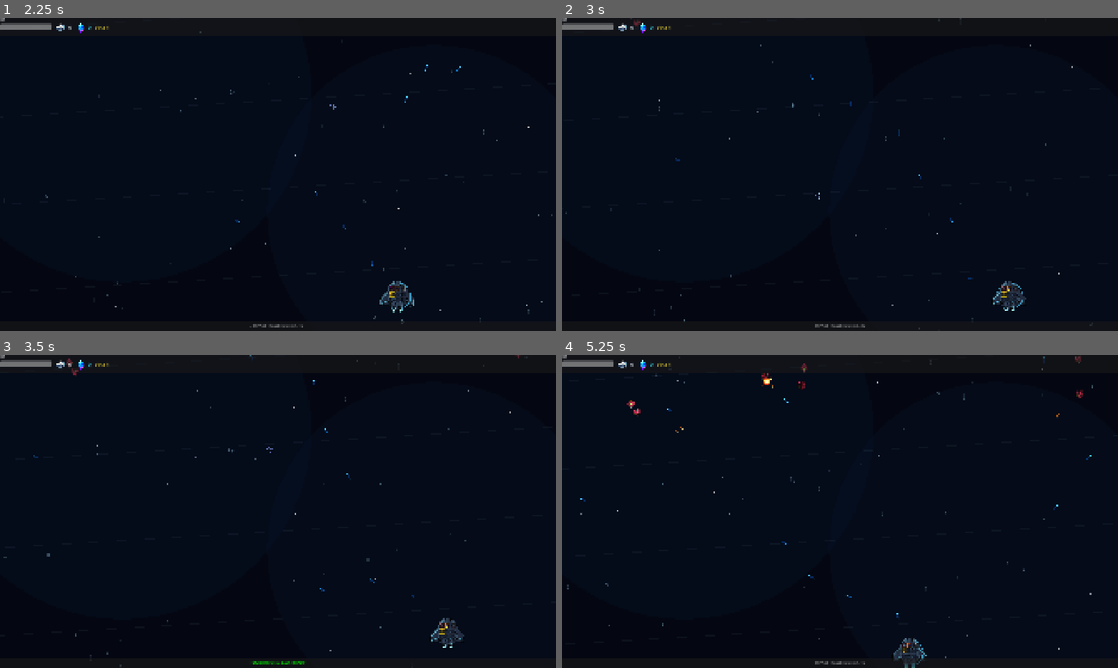
Above: before the commit, frames 1-4 (two rows, left to right).
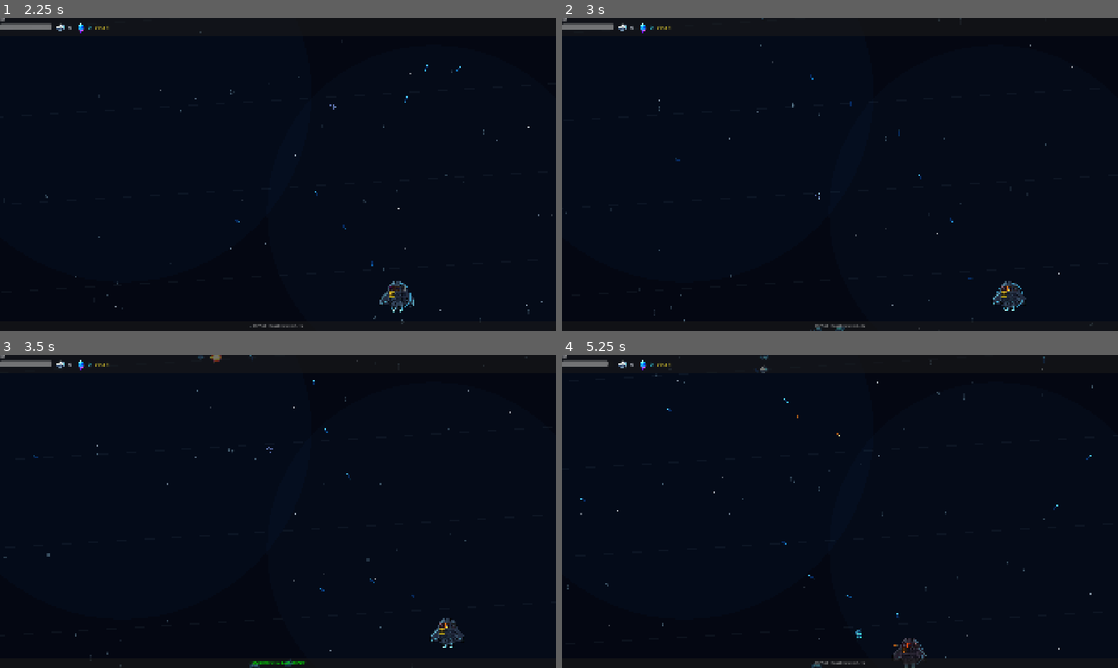
Above: after the commit, the same moments.

Repository: goldy714/Voidascend
Game: Godot game, scene res://scenes/game.tscn
Same seed, same stepped clock (60 frames per second), same inputs: the game is played once before the commit and once after it. This scene is started directly instead of the project's main scene.
Inputs (mouse positions are in pixels of both pictures, inside the frame that each line leads up to):
- Up to frame 1 (2.25 s): tap Enter at 0.5 s; move the mouse to (400, 158) at 0.52 s; hold Right 0.53-1.25 s; tap F at 0.6, 2.1 s; click (400, 158) at 0.67 s; tap Space at 0.77 s; drag from (166, 190) to (272, 61) at 1.27 s; move the mouse to (333, 105) at 2.02 s; hold Right from 2.03 s (still down)
- Up to frame 2 (3 s): release Right at 2.75 s; drag from (812, 237) to (834, 111) at 2.77 s
- Up to frame 3 (3.5 s): no input
- Up to frame 4 (5.25 s): move the mouse to (1006, 558) at 3.52 s; hold Left 3.53-4.25 s; tap F at 3.6, 5.1 s; tap Space at 3.77 s; drag from (673, 464) to (751, 549) at 4.27 s; move the mouse to (867, 511) at 5.02 s; hold Down from 5.03 s (still down); click (867, 511) at 5.17 s

Frame 1 is identical in both runs. In frame 2, less than 0.1% of the frame differs, in the area x 12-51%, y 0-100%; in frame 3, 0.1%; in frame 4, 0.4%, in the area x 8-94%, y 0-100%.

Commit message:
Add Glacius Harvester enemy

Diff:
--- /dev/null
+++ b/scenes/enemy_harvester.tscn
@@ -0,0 +1,9 @@
+[gd_scene load_steps=2 format=3]
+
+[ext_resource type="Script" path="res://scripts/enemy_harvester.gd" id="1"]
+
+[node name="EnemyHarvester" type="CharacterBody2D"]
+collision_layer = 2
+collision_mask = 0
+z_index = 1
+script = ExtResource("1")
--- a/scripts/bullet_enemy.gd
+++ b/scripts/bullet_enemy.gd
@@ -1,7 +1,7 @@
 extends Area2D
 
-const SPEED := 260.0
-const DAMAGE := 10
+var speed: float = 260.0
+var damage: int = 10
 
 var direction: Vector2 = Vector2.DOWN
 
@@ -22,12 +22,12 @@
 	add_child(spr)
 
 func _physics_process(delta: float) -> void:
-	position += direction * SPEED * delta
+	position += direction * speed * delta
 	var sz := get_viewport_rect().size
 	if position.y > sz.y + 70.0 or position.x < -70.0 or position.x > sz.x + 70.0:
 		queue_free()
 
 func _on_body_entered(body: Node2D) -> void:
 	if body.is_in_group("player"):
-		body.take_damage(DAMAGE)
+		body.take_damage(damage)
 		queue_free()
--- /dev/null
+++ b/scripts/enemy_harvester.gd
@@ -0,0 +1,391 @@
+extends CharacterBody2D
+
+signal died(position: Vector2, metal: int, crystals: int)
+
+@export var move_speed: float = 86.0
+@export var max_hp: int = 22
+@export var shoot_interval: float = 2.35
+@export var projectile_damage: int = 6
+@export var projectile_speed: float = 230.0
+@export var metal_drop: int = 7
+@export var crystal_drop: int = 0
+@export var sprite_modulate: Color = Color.WHITE
+
+const BULLET_SCENE = preload("res://scenes/bullet_enemy.tscn")
+const ENEMY_ART_DIR: String = "res://assets/enemies"
+const CONTACT_DAMAGE: int = 12
+const CONTACT_INTERVAL: float = 0.9
+const EDGE_PADDING: float = 48.0
+const BATTLEFIELD_TOP_PADDING: float = 92.0
+const BATTLEFIELD_BOTTOM_PADDING: float = 90.0
+const SWARM_FOLLOW_MIN_DISTANCE: float = 170.0
+const SWARM_FOLLOW_DISTANCE: float = 220.0
+const SWARM_FOLLOW_UPDATE_INTERVAL: float = 0.22
+const SWARM_SPEED_MIN: float = 0.80
+const SWARM_SPEED_MAX: float = 1.08
+const SPRITE_SCALE: float = 0.78
+const BODY_RADIUS: float = 26.0
+const MOVE_FRAME_TIME: float = 0.085
+const MOVE_MAX_FRAMES: int = 9
+
+static var _swarm_targets: Dictionary = {}
+static var _swarm_target_update_at: Dictionary = {}
+static var _swarm_speed_mults: Dictionary = {}
+static var _swarm_member_counts: Dictionary = {}
+static var _texture_cache: Dictionary = {}
+
+var _hp: int
+var _shoot_timer: float
+var _contact_timer: float = 0.0
+var _player_touching: bool = false
+var _target_marked: bool = false
+var _target_damage_mult: float = 1.0
+var _entered_screen: bool = false
+var _swarm_id: String = ""
+var _swarm_offset: Vector2 = Vector2.ZERO
+var _entry_target: Vector2 = Vector2.ZERO
+var _dying: bool = false
+var _sprite: Sprite2D = null
+var _move_frames: Array = []
+var _animation_offset_msec: int = 0
+
+
+func configure_swarm(
+	swarm_id: String,
+	swarm_offset: Vector2,
+	initial_center: Vector2,
+	entry_target_value: Variant = null
+) -> void:
+	_swarm_id = swarm_id
+	_swarm_offset = swarm_offset
+	if entry_target_value is Vector2:
+		_entry_target = entry_target_value
+	else:
+		_entry_target = initial_center + swarm_offset
+	if not _swarm_targets.has(_swarm_id):
+		_swarm_targets[_swarm_id] = initial_center
+		_swarm_target_update_at[_swarm_id] = 0
+		_swarm_speed_mults[_swarm_id] = randf_range(SWARM_SPEED_MIN, SWARM_SPEED_MAX)
+
+
+func _ready() -> void:
+	if _swarm_id.is_empty():
+		configure_swarm("harvester_solo_%d" % get_instance_id(), Vector2.ZERO, global_position)
+
+	_swarm_member_counts[_swarm_id] = int(_swarm_member_counts.get(_swarm_id, 0)) + 1
+	_hp = max_hp
+	_shoot_timer = randf_range(0.75, shoot_interval)
+	add_to_group("enemies")
+
+	collision_layer = 2
+	collision_mask = 0
+	var body_shape := CircleShape2D.new()
+	body_shape.radius = BODY_RADIUS
+	var body_cs := CollisionShape2D.new()
+	body_cs.shape = body_shape
+	add_child(body_cs)
+
+	var contact_area := Area2D.new()
+	contact_area.collision_layer = 0
+	contact_area.collision_mask = 1
+	var area_shape := CircleShape2D.new()
+	area_shape.radius = BODY_RADIUS
+	var area_cs := CollisionShape2D.new()
+	area_cs.shape = area_shape
+	contact_area.add_child(area_cs)
+	contact_area.body_entered.connect(_on_contact_body_entered)
+	contact_area.body_exited.connect(_on_contact_body_exited)
+	add_child(contact_area)
+
+	_setup_sprite()
+
+
+func _exit_tree() -> void:
+	if _swarm_id.is_empty():
+		return
+	var remaining: int = int(_swarm_member_counts.get(_swarm_id, 1)) - 1
+	if remaining <= 0:
+		_swarm_member_counts.erase(_swarm_id)
+		_swarm_targets.erase(_swarm_id)
+		_swarm_target_update_at.erase(_swarm_id)
+		_swarm_speed_mults.erase(_swarm_id)
+	else:
+		_swarm_member_counts[_swarm_id] = remaining
+
+
+func _setup_sprite() -> void:
+	_sprite = Sprite2D.new()
+	_move_frames = _load_move_frames()
+	_animation_offset_msec = randi_range(0, int(MOVE_FRAME_TIME * 1000.0) * MOVE_MAX_FRAMES)
+	if _move_frames.is_empty():
+		_sprite.texture = load("%s/enemy_harvester.png" % ENEMY_ART_DIR)
+	else:
+		_sprite.texture = _move_frames[0] as Texture2D
+	_sprite.scale = Vector2(SPRITE_SCALE, SPRITE_SCALE)
+	_sprite.modulate = sprite_modulate
+	add_child(_sprite)
+
+
+func _physics_process(delta: float) -> void:
+	if _dying:
+		velocity = Vector2.ZERO
+		return
+
+	var viewport_size: Vector2 = get_viewport_rect().size
+
+	if not _entered_screen:
+		var entry_delta: Vector2 = _entry_target - global_position
+		if entry_delta.length() > 1.0:
+			velocity = entry_delta.normalized() * move_speed
+		else:
+			velocity = Vector2.ZERO
+		move_and_slide()
+		if _is_inside_visible_screen(viewport_size):
+			_entered_screen = true
+			global_position = _clamp_to_visible_engagement_area(global_position, viewport_size)
+			_choose_swarm_target(viewport_size, global_position - _swarm_offset)
+	else:
+		_update_swarm_target(viewport_size)
+		var target_value: Variant = _swarm_targets.get(_swarm_id, global_position)
+		var swarm_target: Vector2 = target_value if target_value is Vector2 else global_position
+		var target_pos: Vector2 = _clamp_to_battlefield(
+			swarm_target + _swarm_offset,
+			viewport_size
+		)
+		var target_delta: Vector2 = target_pos - global_position
+		if target_delta.length() > 1.0:
+			var speed_mult: float = float(_swarm_speed_mults.get(_swarm_id, 1.0))
+			velocity = target_delta.normalized() * move_speed * speed_mult
+		else:
+			velocity = Vector2.ZERO
+		move_and_slide()
+		global_position = _clamp_to_visible_engagement_area(global_position, viewport_size)
+
+	_update_sprite_rotation(delta)
+	_update_sprite_animation()
+
+	if _target_marked:
+		queue_redraw()
+
+	_shoot_timer -= delta
+	if _shoot_timer <= 0.0:
+		_shoot_timer = shoot_interval + randf_range(-0.25, 0.35)
+		_fire()
+
+	if _player_touching:
+		_contact_timer -= delta
+		if _contact_timer <= 0.0:
+			_contact_timer = CONTACT_INTERVAL
+			var player := get_tree().get_first_node_in_group("player")
+			if is_instance_valid(player):
+				player.take_damage(CONTACT_DAMAGE)
+
+
+func _update_swarm_target(viewport_size: Vector2) -> void:
+	var center_pos: Vector2 = global_position - _swarm_offset
+	if not _swarm_targets.has(_swarm_id):
+		_choose_swarm_target(viewport_size, center_pos)
+		return
+	var update_at: int = int(_swarm_target_update_at.get(_swarm_id, 0))
+	if Time.get_ticks_msec() >= update_at:
+		_choose_swarm_target(viewport_size, center_pos)
+
+
+func _choose_swarm_target(viewport_size: Vector2, center_pos: Vector2) -> void:
+	var bounds: Rect2 = _battlefield_bounds(viewport_size)
+	var center_margin: float = max(8.0, _swarm_offset.length())
+	var min_x: float = min(bounds.position.x + center_margin, bounds.end.x)
+	var max_x: float = max(min_x, bounds.end.x - center_margin)
+	var min_y: float = min(bounds.position.y + center_margin, bounds.end.y)
+	var max_y: float = max(min_y, bounds.end.y - center_margin)
+	var target: Vector2 = center_pos
+	var player := get_tree().get_first_node_in_group("player")
+	if player is Node2D and is_instance_valid(player):
+		var player_2d: Node2D = player
+		var away_from_player: Vector2 = center_pos - player_2d.global_position
+		if away_from_player.length_squared() <= 1.0:
+			away_from_player = Vector2.UP
+		away_from_player = away_from_player.normalized()
+		var follow_distance: float = SWARM_FOLLOW_DISTANCE
+		if center_pos.distance_to(player_2d.global_position) < SWARM_FOLLOW_MIN_DISTANCE:
+			follow_distance = SWARM_FOLLOW_MIN_DISTANCE
+		target = player_2d.global_position + away_from_player * follow_distance
+	target = Vector2(
+		clampf(target.x, min_x, max_x),
+		clampf(target.y, min_y, max_y)
+	)
+	_swarm_targets[_swarm_id] = target
+	_swarm_target_update_at[_swarm_id] = Time.get_ticks_msec() + int(
+		SWARM_FOLLOW_UPDATE_INTERVAL * 1000.0
+	)
+
+
+func _update_sprite_rotation(delta: float) -> void:
+	if _sprite == null or velocity.length_squared() <= 1.0:
+		return
+	var target_rotation: float = velocity.angle() + PI / 2.0
+	_sprite.rotation = lerp_angle(_sprite.rotation, target_rotation, clampf(delta * 12.0, 0.0, 1.0))
+
+
+func _update_sprite_animation() -> void:
+	if _sprite == null or _move_frames.is_empty():
+		return
+	if velocity.length_squared() <= 1.0:
+		_sprite.texture = _move_frames[0] as Texture2D
+		return
+	var frame_time_msec: int = max(1, int(MOVE_FRAME_TIME * 1000.0))
+	var frame_index: int = int((Time.get_ticks_msec() + _animation_offset_msec) / frame_time_msec) \
+		% _move_frames.size()
+	_sprite.texture = _move_frames[frame_index] as Texture2D
+
+
+static func _load_move_frames() -> Array:
+	var frames: Array = []
+	for i: int in MOVE_MAX_FRAMES:
+		var texture: Texture2D = null
+		for path: String in [
+			"%s/enemy_harvester_move_%02d.png" % [ENEMY_ART_DIR, i],
+			"%s/enemy_harvester_move_%d.png" % [ENEMY_ART_DIR, i],
+		]:
+			texture = _load_texture(path)
+			if texture != null:
+				break
+		if texture != null:
+			frames.append(texture)
+	return frames
+
+
+static func _load_texture(path: String) -> Texture2D:
+	if _texture_cache.has(path):
+		return _texture_cache[path] as Texture2D
+
+	var texture: Texture2D = null
+	if ResourceLoader.exists(path, "Texture2D"):
+		texture = load(path) as Texture2D
+	elif FileAccess.file_exists(path):
+		var image: Image = Image.new()
+		var err: int = image.load(path)
+		if err == OK and not image.is_empty():
+			texture = ImageTexture.create_from_image(image)
+
+	_texture_cache[path] = texture
+	return texture
+
+
+func _battlefield_bounds(viewport_size: Vector2) -> Rect2:
+	var left: float = EDGE_PADDING
+	var right: float = max(left, viewport_size.x - EDGE_PADDING)
+	var top: float = BATTLEFIELD_TOP_PADDING
+	var bottom: float = max(top, viewport_size.y - BATTLEFIELD_BOTTOM_PADDING)
+	return Rect2(
+		Vector2(left, top),
+		Vector2(max(1.0, right - left), max(1.0, bottom - top))
+	)
+
+
+func _clamp_to_battlefield(pos: Vector2, viewport_size: Vector2) -> Vector2:
+	var bounds: Rect2 = _battlefield_bounds(viewport_size)
+	return Vector2(
+		clampf(pos.x, bounds.position.x, bounds.end.x),
+		clampf(pos.y, bounds.position.y, bounds.end.y)
+	)
+
+
+func _clamp_to_visible_engagement_area(pos: Vector2, viewport_size: Vector2) -> Vector2:
+	var max_x: float = max(0.0, viewport_size.x)
+	var max_y: float = max(0.0, viewport_size.y)
+	return Vector2(
+		clampf(pos.x, 0.0, max_x),
+		clampf(pos.y, 0.0, max_y)
+	)
+
+
+func _is_inside_visible_screen(viewport_size: Vector2) -> bool:
+	return global_position.x >= 0.0 \
+		and global_position.x <= viewport_size.x \
+		and global_position.y >= 0.0 \
+		and global_position.y <= viewport_size.y
+
+
+func _fire() -> void:
+	var target: Node2D = _choose_attack_target()
+	if not is_instance_valid(target):
+		return
+	var bullet: Node2D = BULLET_SCENE.instantiate()
+	bullet.global_position = global_position
+	bullet.direction = (target.global_position - global_position).normalized()
+	bullet.damage = projectile_damage
+	bullet.speed = projectile_speed
+	get_parent().add_child(bullet)
+
+
+func _choose_attack_target() -> Node2D:
+	var decoys: Array = get_tree().get_nodes_in_group("enemy_decoys")
+	if not decoys.is_empty():
+		var decoy_value: Variant = decoys[randi() % decoys.size()]
+		if decoy_value is Node2D and is_instance_valid(decoy_value):
+			var decoy: Node2D = decoy_value
+			return decoy
+	var player := get_tree().get_first_node_in_group("player")
+	if player is Node2D and is_instance_valid(player):
+		var player_2d: Node2D = player
+		return player_2d
+	return null
+
+
+func _on_contact_body_entered(body: Node2D) -> void:
+	if body.is_in_group("player"):
+		_player_touching = true
+		_contact_timer = 0.0
+
+
+func _on_contact_body_exited(body: Node2D) -> void:
+	if body.is_in_group("player"):
+		_player_touching = false
+
+
+func _draw() -> void:
+	if not _target_marked:
+		return
+	var pulse: float = 0.5 + 0.5 * sin(float(Time.get_ticks_msec()) * 0.008)
+	var col := Color(1.0, 0.28, 0.18, 0.72 + 0.22 * pulse)
+	draw_arc(Vector2.ZERO, 35.0 + 3.0 * pulse, 0.0, TAU, 40, col, 2.4)
+	draw_arc(Vector2.ZERO, 22.0, 0.0, TAU, 32, Color(1.0, 0.78, 0.24, 0.50), 1.4)
+	draw_line(Vector2(-44.0, 0.0), Vector2(-28.0, 0.0), col, 2.0)
+	draw_line(Vector2(28.0, 0.0), Vector2(44.0, 0.0), col, 2.0)
+	draw_line(Vector2(0.0, -44.0), Vector2(0.0, -28.0), col, 2.0)
+	draw_line(Vector2(0.0, 28.0), Vector2(0.0, 44.0), col, 2.0)
+
+
+func set_target_marker(damage_mult: float) -> void:
+	_target_marked = true
+	_target_damage_mult = max(1.0, damage_mult)
+	queue_redraw()
+
+
+func clear_target_marker() -> void:
+	_target_marked = false
+	_target_damage_mult = 1.0
+	queue_redraw()
+
+
+func take_damage(amount: int) -> void:
+	if _dying:
+		return
+	_hp -= int(ceil(float(amount) * _target_damage_mult))
+	modulate = Color(1.0, 0.5, 0.5)
+	var tw := create_tween()
+	tw.tween_property(self, "modulate", Color.WHITE, 0.12)
+	if _hp <= 0:
+		_die()
+
+
+func _die() -> void:
+	if _dying:
+		return
+	_dying = true
+	remove_from_group("enemies")
+	died.emit(global_position, metal_drop, crystal_drop)
+	var tw := create_tween()
+	tw.tween_property(self, "modulate:a", 0.0, 0.18)
+	tw.tween_callback(queue_free)
--- a/scripts/wave_spawner.gd
+++ b/scripts/wave_spawner.gd
@@ -4,14 +4,24 @@
 signal wave_completed(wave_num: int)
 signal all_waves_completed
 
-const ENEMY_SCENE  = preload("res://scenes/enemy_basic.tscn")
+const ENEMY_SCENE = preload("res://scenes/enemy_basic.tscn")
+const HARVESTER_SCENE = preload("res://scenes/enemy_harvester.tscn")
 const PICKUP_SCENE = preload("res://scenes/pickup.tscn")
+
+const HARVESTER_SWARM_MIN: int = 3
+const HARVESTER_SWARM_MAX: int = 5
+const HARVESTER_SWARM_DELAY: float = 0.72
+const HARVESTER_EDGE_OFFSET: float = 78.0
+const HARVESTER_EDGE_MARGIN: float = 108.0
+const BASIC_ENEMY_SPAWN_DELAY: float = 0.38
 
 @export var total_waves: int = 5
 
 var current_wave: int = 0
 var enemies_alive: int = 0
 var _active: bool = true
+var _spawning_wave: bool = false
+var _wave_finishing: bool = false
 
 func start_waves() -> void:
 	current_wave = 0
@@ -23,6 +33,7 @@
 func _next_wave() -> void:
 	if not _active:
 		return
+	_wave_finishing = false
 	current_wave += 1
 	if current_wave > total_waves:
 		all_waves_completed.emit()
@@ -34,15 +45,28 @@
 		_spawn_wave(current_wave)
 
 func _spawn_wave(wave_num: int) -> void:
-	var count: int    = 6 + wave_num * 3          # 9, 12, 15, 18, 21
+	var count: int = 6 + wave_num * 3          # 9, 12, 15, 18, 21
+	var viewport_size: Vector2 = get_viewport().get_visible_rect().size
+	enemies_alive = 0
+	_spawning_wave = true
+
+	if GameData.current_planet == "glacius":
+		await _spawn_harvester_wave(wave_num, count, viewport_size)
+	else:
+		await _spawn_basic_wave(wave_num, count, viewport_size.x)
+
+	_spawning_wave = false
+	if enemies_alive == 0:
+		_finish_current_wave()
+
+
+func _spawn_basic_wave(wave_num: int, count: int, screen_w: float) -> void:
 	var rare_count: int = 1 if wave_num >= 2 else 0
-	var screen_w: float = get_viewport().get_visible_rect().size.x
-	enemies_alive = 0
 
 	for i in range(count):
 		if not _active:
 			return
-		await get_tree().create_timer(0.38).timeout
+		await get_tree().create_timer(BASIC_ENEMY_SPAWN_DELAY).timeout
 
 		var enemy: CharacterBody2D = ENEMY_SCENE.instantiate()
 		enemy.global_position = Vector2(randf_range(40.0, screen_w - 40.0), -45.0)
@@ -55,14 +79,133 @@
 		get_parent().add_child(enemy)
 		enemies_alive += 1
 
+
+func _spawn_harvester_wave(wave_num: int, count: int, viewport_size: Vector2) -> void:
+	var remaining: int = count
+	var swarm_index: int = 0
+	var crystal_carrier_spawned: bool = false
+	while remaining > 0:
+		if not _active:
+			_spawning_wave = false
+			return
+		var swarm_count: int = _next_swarm_size(remaining)
+		var spawn_crystal_carrier: bool = wave_num >= 2 and not crystal_carrier_spawned
+		_spawn_harvester_swarm(
+			wave_num,
+			swarm_index,
+			swarm_count,
+			viewport_size,
+			spawn_crystal_carrier
+		)
+		crystal_carrier_spawned = crystal_carrier_spawned or spawn_crystal_carrier
+		remaining -= swarm_count
+		swarm_index += 1
+		if remaining > 0:
+			await get_tree().create_timer(HARVESTER_SWARM_DELAY).timeout
+
+
+func _next_swarm_size(remaining: int) -> int:
+	if remaining <= HARVESTER_SWARM_MAX:
+		return remaining
+
+	var max_size: int = min(HARVESTER_SWARM_MAX, remaining)
+	var options: Array[int] = []
+	for size in range(HARVESTER_SWARM_MIN, max_size + 1):
+		var after: int = remaining - size
+		if after == 0 or after >= HARVESTER_SWARM_MIN:
+			options.append(size)
+	if options.is_empty():
+		return min(HARVESTER_SWARM_MIN, remaining)
+	return options[randi() % options.size()]
+
+
+func _spawn_harvester_swarm(
+	wave_num: int,
+	swarm_index: int,
+	count: int,
+	viewport_size: Vector2,
+	spawn_crystal_carrier: bool
+) -> void:
+	var entry_center: Vector2 = _harvester_entry_center(viewport_size)
+	var spawn_center: Vector2 = _harvester_spawn_center(entry_center, viewport_size)
+	var swarm_id: String = "harvester_%d_%d_%d" % [wave_num, swarm_index, randi()]
+
+	for i in range(count):
+		var offset: Vector2 = _harvester_swarm_offset(i, count)
+		var entry_offset: Vector2 = _harvester_entry_offset(offset, entry_center, viewport_size)
+		var enemy: CharacterBody2D = HARVESTER_SCENE.instantiate()
+		enemy.global_position = spawn_center + offset
+		enemy.move_speed = 74.0 + wave_num * 6.0
+		enemy.max_hp = 18 + wave_num * 2
+		enemy.shoot_interval = max(1.45, 2.45 - float(wave_num) * 0.12)
+		enemy.projectile_damage = 5 + min(wave_num, 3)
+		enemy.projectile_speed = 218.0 + wave_num * 7.0
+		enemy.metal_drop = 5 + wave_num
+		if spawn_crystal_carrier and i == 0:
+			enemy.max_hp = int(enemy.max_hp * 1.8)
+			enemy.metal_drop *= 2
+			enemy.crystal_drop = randi_range(2, 4)
+			enemy.sprite_modulate = Color(0.72, 0.95, 1.0)
+		enemy.call("configure_swarm", swarm_id, offset, entry_center, entry_center + entry_offset)
+		enemy.died.connect(_on_enemy_died)
+		get_parent().add_child(enemy)
+		enemies_alive += 1
+
+
+func _harvester_entry_center(viewport_size: Vector2) -> Vector2:
+	var min_x: float = min(HARVESTER_EDGE_MARGIN, viewport_size.x * 0.5)
+	var max_x: float = max(min_x, viewport_size.x - HARVESTER_EDGE_MARGIN)
+	var min_y: float = min(HARVESTER_EDGE_MARGIN, viewport_size.y * 0.5)
+	var max_y: float = max(min_y, viewport_size.y - HARVESTER_EDGE_MARGIN)
+	var side: int = randi() % 4
+	match side:
+		0:
+			return Vector2(randf_range(min_x, max_x), 0.0)
+		1:
+			return Vector2(viewport_size.x, randf_range(min_y, max_y))
+		2:
+			return Vector2(randf_range(min_x, max_x), viewport_size.y)
+		_:
+			return Vector2(0.0, randf_range(min_y, max_y))
+
+
+func _harvester_spawn_center(entry_center: Vector2, viewport_size: Vector2) -> Vector2:
+	if is_zero_approx(entry_center.y):
+		return entry_center + Vector2(0.0, -HARVESTER_EDGE_OFFSET)
+	if is_equal_approx(entry_center.x, viewport_size.x):
+		return entry_center + Vector2(HARVESTER_EDGE_OFFSET, 0.0)
+	if is_equal_approx(entry_center.y, viewport_size.y):
+		return entry_center + Vector2(0.0, HARVESTER_EDGE_OFFSET)
+	return entry_center + Vector2(-HARVESTER_EDGE_OFFSET, 0.0)
+
+
+func _harvester_entry_offset(offset: Vector2, entry_center: Vector2, viewport_size: Vector2) -> Vector2:
+	if is_zero_approx(entry_center.y) or is_equal_approx(entry_center.y, viewport_size.y):
+		return Vector2(offset.x, 0.0)
+	return Vector2(0.0, offset.y)
+
+
+func _harvester_swarm_offset(index: int, count: int) -> Vector2:
+	var angle: float = TAU * (float(index) / float(max(1, count))) + randf_range(-0.18, 0.18)
+	var radius: float = 38.0 + float(index % 2) * 18.0
+	return Vector2(cos(angle) * radius, sin(angle) * radius * 0.62)
+
+
 func _on_enemy_died(pos: Vector2, metal: int, crystals: int) -> void:
 	enemies_alive = max(0, enemies_alive - 1)
 	_spawn_pickups(pos, metal, crystals)
 
 	if enemies_alive == 0:
-		wave_completed.emit(current_wave)
-		await get_tree().create_timer(2.2).timeout
-		_next_wave()
+		_finish_current_wave()
+
+
+func _finish_current_wave() -> void:
+	if _spawning_wave or _wave_finishing or not _active:
+		return
+	_wave_finishing = true
+	wave_completed.emit(current_wave)
+	await get_tree().create_timer(2.2).timeout
+	_next_wave()
 
 func _spawn_pickups(pos: Vector2, metal: int, crystals: int) -> void:
 	if metal > 0:
Binary file added: assets/enemies/enemy_harvester.png
Binary file added: assets/enemies/enemy_harvester_move_0.png
Binary file added: assets/enemies/enemy_harvester_move_1.png
Binary file added: assets/enemies/enemy_harvester_move_2.png
Binary file added: assets/enemies/enemy_harvester_move_3.png
Binary file added: assets/enemies/enemy_harvester_move_4.png
Binary file added: assets/enemies/enemy_harvester_move_5.png
Binary file added: assets/enemies/enemy_harvester_move_6.png
Binary file added: assets/enemies/enemy_harvester_move_7.png
Binary file added: assets/enemies/enemy_harvester_move_8.png
Not shown, added: scripts/enemy_harvester.gd.uid
